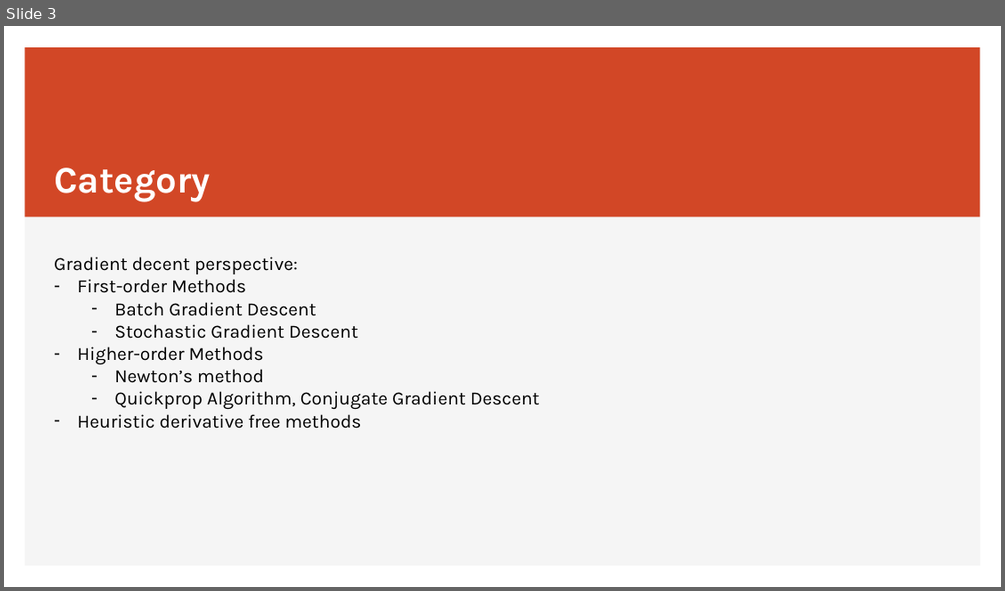
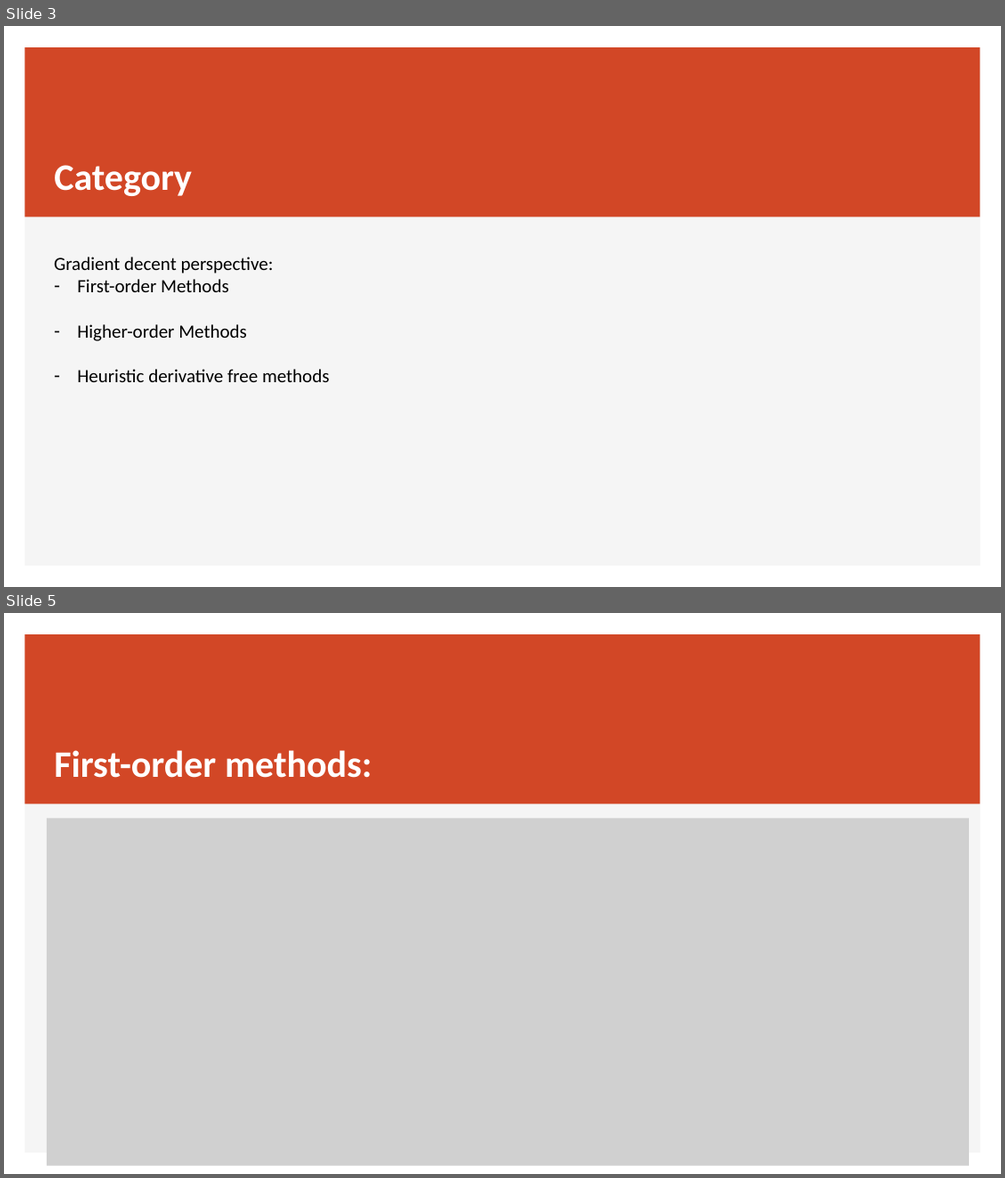
Before and after one commit to JiadaoZ22/Writings, a slide deck: IUPUI/ECE662/submission1_optimization.pptx. Shown one above the other, each under a label of ours: slide 3 before the commit, slides 3 and 5 after it; the slides between them are not shown. The pictures are 1005x591 and 1005x1178 pixels, drawn with LibreOffice and Linux fonts; fonts in the diff are those of the drawing; grey boxes stand for pictures. Boxes give left, top, right and bottom in pixels: in the first picture for what was removed or moved away, otherwise in the second. Text is boxed around its words. In the diff, an @@ line names an element or a change of style, - is before the commit and + after.

```diff
--- a/IUPUI/ECE662/submission1_optimization.pptx
+++ b/IUPUI/ECE662/submission1_optimization.pptx
@@ slide 5 added at [4, 613, 1001, 1174], background #FFFFFF; not listed: 2 template elements that a slide beside it also shows @@
@@ title added at [54, 750, 372, 778], 36 pt, text #FFFFFF, bold @@
+First-order methods:
@@ picture added at [47, 818, 969, 1165] @@
@@ slide 3 changed as well @@
@@ title "Category" at [54, 165, 192, 196]: font Karla to Calibri; line spacing 1 to 0.9; vertical alignment bottom to middle @@
@@ text "Gradient decent perspective:" at [54, 257, 329, 382]: font Karla to Calibri @@
@@ text at [114, 302, 358, 338]: paragraphs removed @@
-  – Batch Gradient Descent
-  – Stochastic Gradient Descent
@@ text at [114, 369, 540, 409]: paragraphs removed @@
-  – Newton’s method
-  – Quickprop Algorithm, Conjugate Gradient Descent
```
Also in this commit, not shown: 3 other slides changed, 7 other slides added, 4 slides removed.
